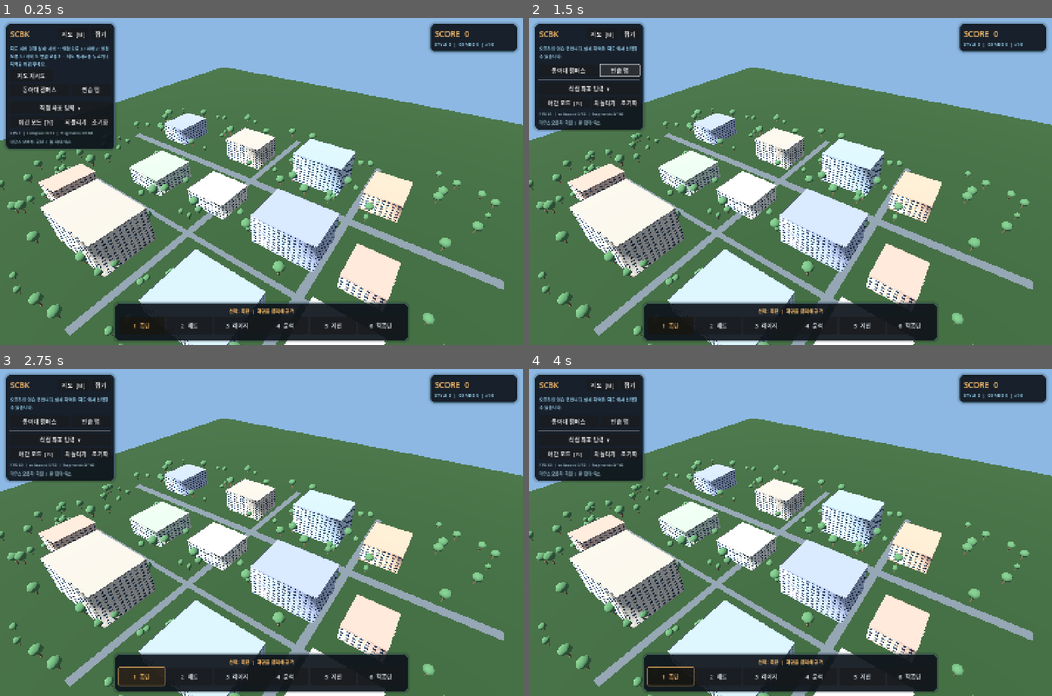
Above: before the commit, frames 1-4 (two rows, left to right).
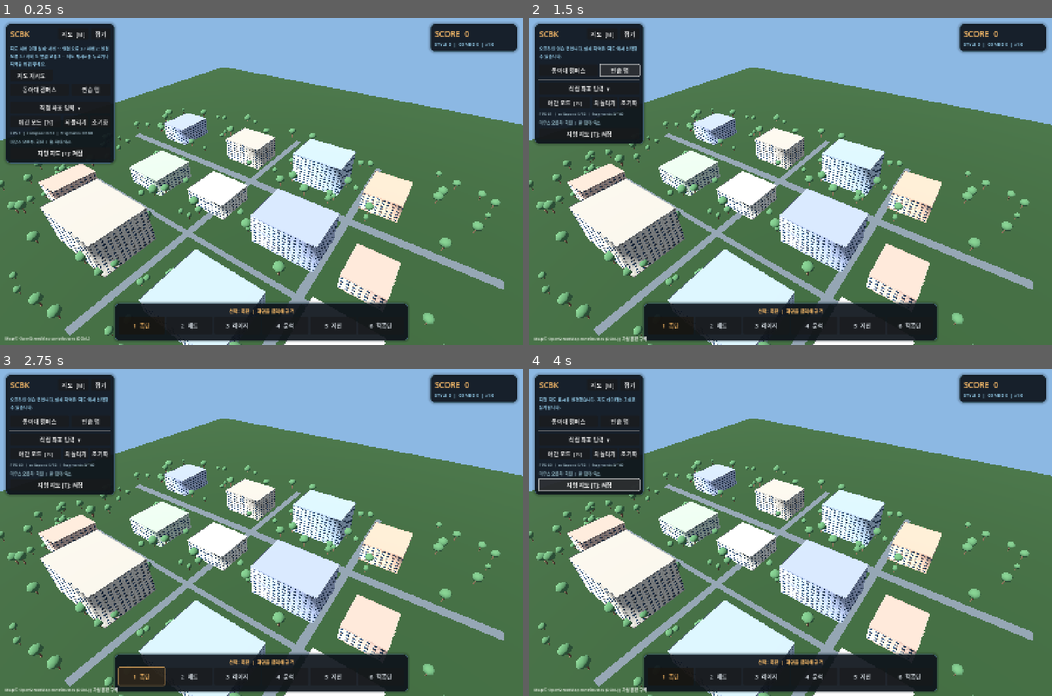
Above: after the commit, the same moments.

Repository: sopo9880/SCBK
Game: Godot game, scene res://scenes/main.tscn
Two runs of this game, one before a commit and one after it. Both use one fixed random seed, a clock stepped at 60 frames per second and the inputs below.
Inputs (mouse positions are in pixels of both pictures, inside the frame that each line leads up to):
- Up to frame 1 (0.25 s): no input
- Up to frame 2 (1.5 s): click "연습 맵" at 0.5 s; click "연습 맵" at 1.25 s
- Up to frame 3 (2.75 s): click "1 폭탄" at 2 s
- Up to frame 4 (4 s): click (591, 483) at 2.75 s, where only the run after the commit has a clickable "지형 지도 [T]: 켜짐"; click (591, 483) at 3.5 s, where only the run after the commit has a clickable "지형 지도 [T]: 꺼짐"

The runs differ from the first frame. In frame 1, 1.1% of the frame differs, in the area x 0-22%, y 38-99%; in frame 2, 1.1%; in frame 3, 1.1%; in frame 4, 1.5%, in the area x 0-32%, y 8-99%.

Commit message:
feat(v0.2.2): ground-targeted weapons, map overlay toggle, nuclear preview and adjustable blast radius

Diff:
--- a/project.godot
+++ b/project.godot
@@ -1,7 +1,7 @@
 config_version=5
 
 [application]
-config/name="SCBK - World Smash v0.2.1"
+config/name="SCBK - World Smash v0.2.2"
 run/main_scene="res://scenes/main.tscn"
 config/features=PackedStringArray("4.5", "GL Compatibility")
 boot_splash/show_image=false
--- a/scenes/main.tscn
+++ b/scenes/main.tscn
@@ -1,6 +1,6 @@
 [gd_scene load_steps=2 format=3]
 
-[ext_resource type="Script" path="res://scripts/game_ui_v021.gd" id="1"]
+[ext_resource type="Script" path="res://scripts/gameplay_v022.gd" id="1"]
 
 [node name="SCBK" type="Node3D"]
 script = ExtResource("1")
--- /dev/null
+++ b/scripts/gameplay_v022.gd
@@ -0,0 +1,247 @@
+extends "res://scripts/game_ui_v021.gd"
+## Gameplay v0.2.2: live terrain targeting, user-scaled nukes and map projection.
+const MapProjection = preload("res://scripts/ground_map_projection.gd")
+
+const NUKE_MIN := 40.0
+const NUKE_MAX := 360.0
+const NUKE_START := 160.0
+
+var _map_projection: Node
+var _current_region: Dictionary = {}
+var _map_projected: Texture2D
+var _projection_visible: bool = true
+var _projection_label: Label
+var _projection_button: Button
+var _nuke_row: HBoxContainer
+var _nuke_slider: HSlider
+var _nuke_radius_label: Label
+var _nuke_range: float = NUKE_START
+var _nuke_preview: MeshInstance3D
+var _preview_center: Vector3 = Vector3(INF, INF, INF)
+var _preview_radius: float = -1.0
+
+func _ready() -> void:
+	super._ready()
+	_map_projection = MapProjection.new()
+	_map_projection.name = "MapProjection"
+	add_child(_map_projection)
+	_map_projection.projection_ready.connect(_on_projection_ready)
+	_add_gameplay_controls()
+	_build_aim_preview()
+	_v2_fx.set_nuke_radius(_nuke_range)
+	if not _current_region.is_empty():
+		_project_current_region()
+
+func _on_region_loaded(region: Dictionary, source: String) -> void:
+	super._on_region_loaded(region, source)
+	_current_region = region.duplicate(true)
+	if _map_projection != null:
+		_project_current_region()
+
+func _load_training_block() -> void:
+	_current_region.clear()
+	_map_projected = null
+	if _nuke_preview != null:
+		_nuke_preview.visible = false
+	super._load_training_block()
+	if _projection_label != null:
+		_projection_label.text = "Map © OpenStreetMap contributors (ODbL) | 가상 훈련 구역"
+
+func _project_current_region() -> void:
+	var bounds: Dictionary = _current_region.get("bounds", {})
+	if not Mercator.validated(bounds):
+		return
+	_map_projection.build_projection(_current_region, _world.terrain_extent())
+
+func _on_projection_ready(texture: Texture2D, description: String) -> void:
+	_map_projected = texture
+	if _projection_visible:
+		_world.set_ground_projection(texture)
+	if _projection_label != null:
+		_projection_label.text = "© OpenStreetMap contributors (ODbL) · " + description
+	_set_status("지형 지도 투영 완료. 지면에도 폭탄·운석·지진·핵폭탄을 사용할 수 있습니다.")
+
+func _toggle_projection() -> void:
+	_projection_visible = not _projection_visible
+	_world.set_ground_projection(_map_projected if _projection_visible else null)
+	if _projection_button != null:
+		_projection_button.text = "지형 지도 [T]: 켜짐" if _projection_visible else "지형 지도 [T]: 꺼짐"
+	_set_status("지형 지도 표시를 변경했습니다. 지도 데이터는 그대로 유지됩니다.")
+
+func _add_gameplay_controls() -> void:
+	_projection_button = _button(_world_body, "지형 지도 [T]: 켜짐", _toggle_projection)
+	_projection_button.tooltip_text = "지도에서 이미 본 타일을 재사용하거나 OSM 도로·건물 데이터로 표면 지도를 만듭니다."
+	var layer: CanvasLayer = get_node("HUD")
+	_projection_label = _add_label(layer, "Map © OpenStreetMap contributors (ODbL)", 11, Color(0.95, 0.96, 0.94))
+	_projection_label.anchor_top = 1.0
+	_projection_label.anchor_bottom = 1.0
+	_projection_label.offset_left = 14.0
+	_projection_label.offset_right = 355.0
+	_projection_label.offset_top = -26.0
+	_projection_label.offset_bottom = -8.0
+	_projection_label.mouse_filter = Control.MOUSE_FILTER_IGNORE
+	var dock: PanelContainer = layer.get_node("WeaponsDock")
+	var stack: VBoxContainer = _tool_label.get_parent() as VBoxContainer
+	_nuke_row = HBoxContainer.new()
+	_nuke_row.name = "NukeRangeControls"
+	_nuke_row.add_theme_constant_override("separation", 8)
+	stack.add_child(_nuke_row)
+	_nuke_radius_label = _add_label(_nuke_row, "핵폭탄 반경 160m", 13, COLOR_GOLD)
+	_nuke_radius_label.custom_minimum_size = Vector2(140, 0)
+	_nuke_slider = HSlider.new()
+	_nuke_slider.name = "NukeRadius"
+	_nuke_slider.min_value = NUKE_MIN
+	_nuke_slider.max_value = NUKE_MAX
+	_nuke_slider.step = 10.0
+	_nuke_slider.value = _nuke_range
+	_nuke_slider.custom_minimum_size = Vector2(210, 25)
+	_nuke_slider.size_flags_horizontal = Control.SIZE_EXPAND_FILL
+	_nuke_slider.value_changed.connect(_set_nuke_radius)
+	_nuke_row.add_child(_nuke_slider)
+	for meters in [60, 160, 320]:
+		_button(_nuke_row, "%dm" % meters, _set_nuke_radius.bind(float(meters)), 53)
+	_nuke_row.visible = false
+	dock.offset_top = -115.0
+
+func _set_nuke_radius(metres: float) -> void:
+	_nuke_range = clampf(metres, NUKE_MIN, NUKE_MAX)
+	if _nuke_slider != null and not is_equal_approx(_nuke_slider.value, _nuke_range):
+		_nuke_slider.set_value_no_signal(_nuke_range)
+	if _nuke_radius_label != null:
+		_nuke_radius_label.text = "핵폭탄 반경 %dm" % int(_nuke_range)
+	if _v2_fx != null:
+		_v2_fx.set_nuke_radius(_nuke_range)
+	_preview_radius = -1.0
+
+func _select_tool(index: int) -> void:
+	super._select_tool(index)
+	if _nuke_row != null:
+		_nuke_row.visible = _active_tool == 5
+		var dock: Control = get_node_or_null("HUD/WeaponsDock")
+		if dock != null:
+			dock.offset_top = -151.0 if _active_tool == 5 else -115.0
+	if _nuke_preview != null:
+		_nuke_preview.visible = _active_tool == 5
+
+func _weapon_allows_ground(index: int) -> bool:
+	# The bat is the only building/debris-only weapon.
+	return index != 1
+
+func _ground_ray(origin: Vector3, direction: Vector3) -> Dictionary:
+	if direction.y >= -0.005:
+		return {}
+	var reach: float = (0.0 - origin.y) / direction.y
+	if reach <= 0.0 or reach > 3500.0:
+		return {}
+	var world_pos: Vector3 = origin + direction * reach
+	for iteration in range(3):
+		if not _world.point_over_ground(world_pos):
+			return {}
+		var height: float = _world.terrain_height_at(world_pos.x, world_pos.z)
+		reach = (height - origin.y) / direction.y
+		if reach <= 0.0 or reach > 3500.0:
+			return {}
+		world_pos = origin + direction * reach
+	if not _world.point_over_ground(world_pos):
+		return {}
+	return {"position": world_pos, "collider": _world.get_node("Terrain")}
+
+func _aim_target(screen: Vector2, needs_building: bool = false) -> Dictionary:
+	var hit: Dictionary = _v2_raycast(screen)
+	if not hit.is_empty():
+		var collider: Object = hit.get("collider", null)
+		if needs_building:
+			if collider != null and collider.has_meta("scbk_building"):
+				return hit
+			return {}
+		var point: Vector3 = hit["position"]
+		if _world.point_over_ground(point):
+			point.y = _world.terrain_height_at(point.x, point.z)
+			hit["position"] = point
+		return hit
+	if needs_building:
+		return {}
+	var from: Vector3 = _camera.project_ray_origin(screen)
+	var heading: Vector3 = _camera.project_ray_normal(screen)
+	return _ground_ray(from, heading)
+
+func _pick_and_fire(screen: Vector2) -> void:
+	if _v2_fx == null or _v2_fx.is_busy():
+		return
+	var ground_allowed: bool = _weapon_allows_ground(_active_tool)
+	var hit: Dictionary = _aim_target(screen, not ground_allowed)
+	if hit.is_empty():
+		_set_status("배트는 건물에만 사용할 수 있습니다." if not ground_allowed else "맵 내부 지형이나 건물을 선택해 주세요.")
+		return
+	var point: Vector3 = hit["position"]
+	var collider: Object = hit.get("collider", null)
+	if collider is RigidBody3D and collider.has_meta("scbk_fragment"):
+		var outcome: Dictionary = _world.strike_debris(collider, point, 20.0)
+		_v2_award(_active_tool, outcome)
+	var direction: Vector3 = -_camera.global_transform.basis.z
+	_v2_fx.strike(_active_tool, point, direction)
+	_v2_audio.weapon_sound(_active_tool)
+
+func _v2_award(weapon: int, result: Dictionary) -> void:
+	if weapon != 1 and int(result.get("buildings", 0)) == 0 and int(result.get("pieces", 0)) == 0:
+		_set_status("지면 충격 완료. 주변 파괴 가능한 건물이 없거나 이미 파괴됐습니다.")
+		return
+	super._v2_award(weapon, result)
+
+func _build_aim_preview() -> void:
+	_nuke_preview = MeshInstance3D.new()
+	_nuke_preview.name = "NukeRadiusPreview"
+	_nuke_preview.visible = false
+	_nuke_preview.cast_shadow = GeometryInstance3D.SHADOW_CASTING_SETTING_OFF
+	var mat := StandardMaterial3D.new()
+	mat.shading_mode = BaseMaterial3D.SHADING_MODE_UNSHADED
+	mat.albedo_color = Color(1.0, 0.71, 0.19, 0.95)
+	mat.cull_mode = BaseMaterial3D.CULL_DISABLED
+	_nuke_preview.material_override = mat
+	add_child(_nuke_preview)
+
+func _draw_ground_ring(center: Vector3, radius: float) -> void:
+	var line := ImmediateMesh.new()
+	line.surface_begin(Mesh.PRIMITIVE_LINE_STRIP)
+	for i in range(97):
+		var angle: float = TAU * float(i) / 96.0
+		var x: float = center.x + cos(angle) * radius
+		var z: float = center.z + sin(angle) * radius
+		var y: float = _world.terrain_height_at(x, z) + 2.0
+		line.surface_add_vertex(Vector3(x, y, z))
+	line.surface_end()
+	_nuke_preview.mesh = line
+	_nuke_preview.visible = true
+	_preview_center = center
+	_preview_radius = radius
+
+func _physics_process(_delta: float) -> void:
+	if _nuke_preview == null:
+		return
+	if _active_tool != 5 or (_picker != null and _picker.visible) or (_v2_fx != null and _v2_fx.is_busy()):
+		_nuke_preview.visible = false
+		return
+	var screen: Vector2 = get_viewport().get_mouse_position()
+	if screen.x < 0.0 or screen.y < 0.0 or screen.x > get_viewport().get_visible_rect().size.x or screen.y > get_viewport().get_visible_rect().size.y:
+		_nuke_preview.visible = false
+		return
+	var hit: Dictionary = _aim_target(screen)
+	if hit.is_empty():
+		_nuke_preview.visible = false
+		return
+	var at: Vector3 = hit["position"]
+	if not _nuke_preview.visible or at.distance_to(_preview_center) > 1.5 or not is_equal_approx(_preview_radius, _nuke_range):
+		_draw_ground_ring(at, _nuke_range)
+
+func _unhandled_input(event: InputEvent) -> void:
+	if event is InputEventKey and event.pressed and not event.echo and event.keycode == KEY_T:
+		if _picker == null or not _picker.visible:
+			_toggle_projection()
+			get_viewport().set_input_as_handled()
+			return
+	if event is InputEventMouseButton and event.pressed and event.shift_pressed and _active_tool == 5:
+		if event.button_index == MOUSE_BUTTON_WHEEL_UP or event.button_index == MOUSE_BUTTON_WHEEL_DOWN:
+			_set_nuke_radius(_nuke_range + (10.0 if event.button_index == MOUSE_BUTTON_WHEEL_UP else -10.0))
+			get_viewport().set_input_as_handled()
+			return
+	super._unhandled_input(event)
Not shown, changed: export_presets.cfg
